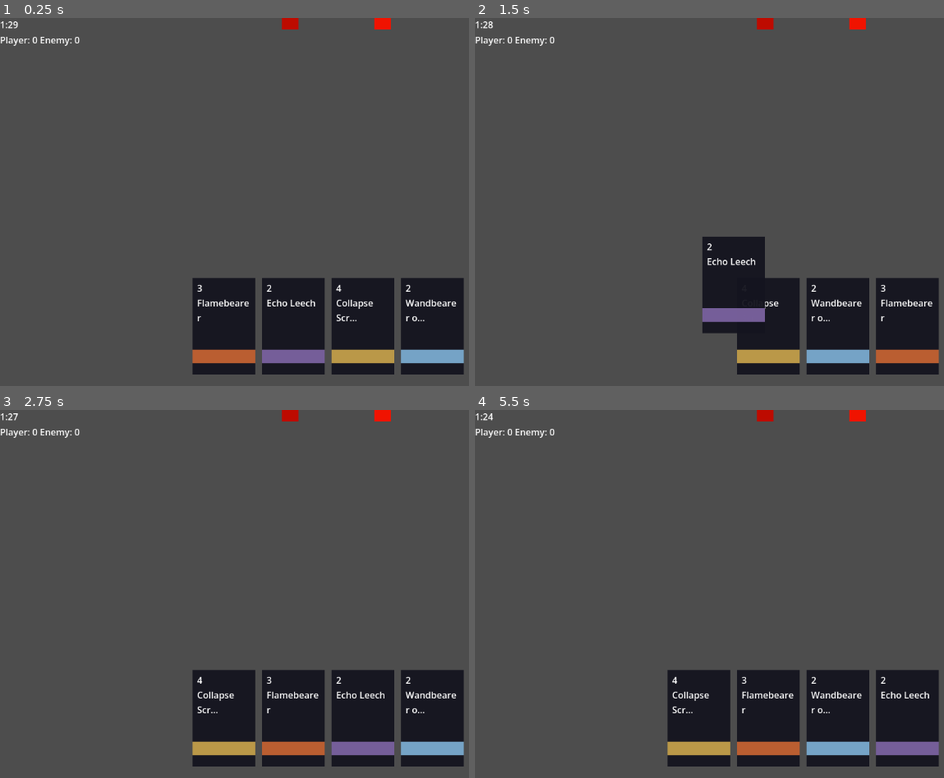
Above: before the commit, frames 1-4 (two rows, left to right).
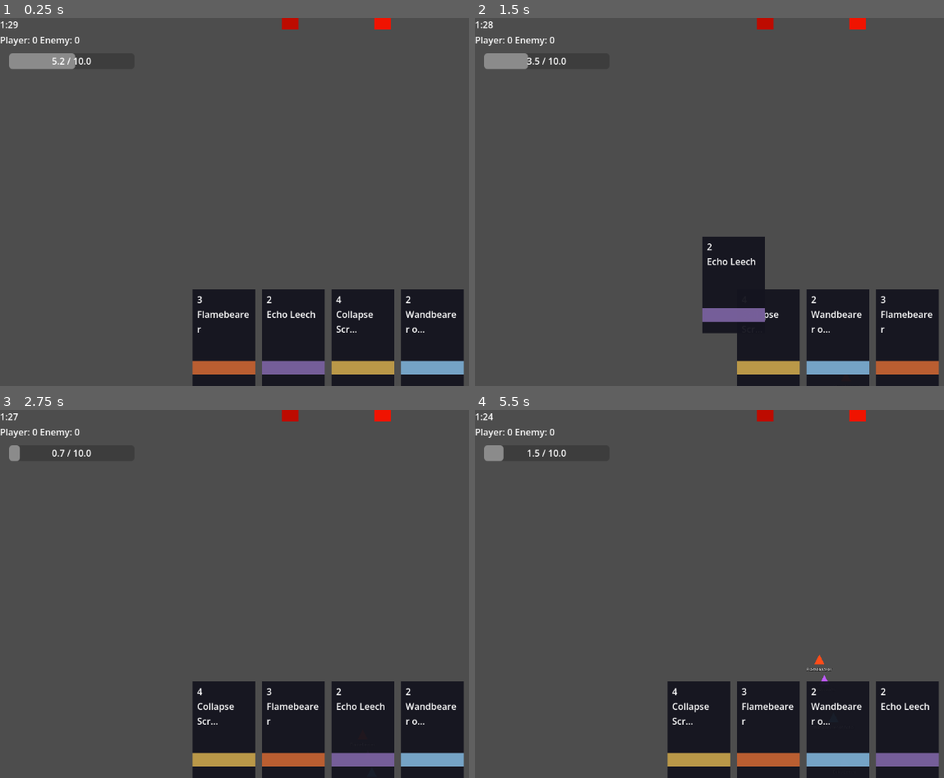
Above: after the commit, the same moments.

Repository: EchoPath-Source/echowars
Game: Godot game, scene res://arena.tscn
Two runs of this game, one before a commit and one after it. Both use one fixed random seed, a clock stepped at 60 frames per second and the inputs below.
Inputs (mouse positions are in pixels of both pictures, inside the frame that each line leads up to):
- Up to frame 1 (0.25 s): no input
- Up to frame 2 (1.5 s): tap Enter (ui_accept) at 0.5 s; drag from (700, 327) to (803, 202) at 0.52 s; drag from (700, 327) to (803, 202) at 1.27 s
- Up to frame 3 (2.75 s): move the mouse to (295, 719) at 2.02 s; hold Right (ui_right) from 2.03 s (still down); tap Tab at 2.1 s; click (295, 719) at 2.17 s
- Up to frame 4 (5.5 s): release Right (ui_right) at 2.75 s; tap Enter (ui_accept) at 2.75 s; drag from (700, 719) to (606, 538) at 2.77 s; drag from (770, 719) to (803, 594) at 3.52 s; drag from (836, 719) to (803, 594) at 4.27 s; move the mouse to (770, 719) at 5.02 s; hold Down (ui_down) from 5.03 s (still down); tap Tab at 5.1 s; click (770, 719) at 5.17 s

The runs differ from the first frame. In frame 1, 8.5% of the frame differs, in the area x 1-99%, y 9-100%; in frame 2, 6.0%; in frame 3, 8.0%; in frame 4, 8.2%.

Commit message:
Layer 3: add basic unit contact targeting

Diff:
--- a/arena.tscn
+++ b/arena.tscn
@@ -75,6 +75,27 @@
 [node name="EnemyCrowns" type="Label" parent="matchhud/HUDRoot/VBoxContainer/HBoxContainer"]
 layout_mode = 2
 
+[node name="ResonanceBar" type="ProgressBar" parent="matchhud/HUDRoot"]
+layout_mode = 0
+offset_left = 16.0
+offset_top = 62.0
+offset_right = 236.0
+offset_bottom = 90.0
+max_value = 100.0
+value = 50.0
+show_percentage = false
+
+[node name="Label" type="Label" parent="matchhud/HUDRoot/ResonanceBar"]
+layout_mode = 1
+anchors_preset = 15
+anchor_right = 1.0
+anchor_bottom = 1.0
+grow_horizontal = 2
+grow_vertical = 2
+text = "5.0 / 10.0"
+horizontal_alignment = 1
+vertical_alignment = 1
+
 [node name="WinScreen" type="Panel" parent="matchhud/HUDRoot"]
 visible = false
 layout_mode = 1
--- a/data/cards/architects_collapse_scribe.tres
+++ b/data/cards/architects_collapse_scribe.tres
@@ -1,6 +1,7 @@
-[gd_resource type="Resource" load_steps=2]
+[gd_resource type="Resource" load_steps=3]
 
 [ext_resource type="Script" path="res://scripts/data/card_data.gd" id="1_card_data"]
+[ext_resource type="PackedScene" path="res://scenes/units/base_unit.tscn" id="2_base_unit"]
 
 [resource]
 script = ExtResource("1_card_data")
@@ -13,6 +14,7 @@
 hp = 350.0
 damage = 130.0
 speed = 70.0
+unit_scene = ExtResource("2_base_unit")
 jitter = 0.1
 path_directness = 0.6
 hesitation_rate = 0.25
--- a/data/cards/awakened_wandbearer.tres
+++ b/data/cards/awakened_wandbearer.tres
@@ -1,6 +1,7 @@
-[gd_resource type="Resource" load_steps=2]
+[gd_resource type="Resource" load_steps=3]
 
 [ext_resource type="Script" path="res://scripts/data/card_data.gd" id="1_card_data"]
+[ext_resource type="PackedScene" path="res://scenes/units/base_unit.tscn" id="2_base_unit"]
 
 [resource]
 script = ExtResource("1_card_data")
@@ -13,6 +14,7 @@
 hp = 240.0
 damage = 80.0
 speed = 80.0
+unit_scene = ExtResource("2_base_unit")
 jitter = 0.05
 path_directness = 0.85
 hesitation_rate = 0.1
--- a/data/cards/forgotten_flame_flamebearer.tres
+++ b/data/cards/forgotten_flame_flamebearer.tres
@@ -1,6 +1,7 @@
-[gd_resource type="Resource" load_steps=2]
+[gd_resource type="Resource" load_steps=3]
 
 [ext_resource type="Script" path="res://scripts/data/card_data.gd" id="1_card_data"]
+[ext_resource type="PackedScene" path="res://scenes/units/base_unit.tscn" id="2_base_unit"]
 
 [resource]
 script = ExtResource("1_card_data")
@@ -13,6 +14,7 @@
 hp = 280.0
 damage = 140.0
 speed = 110.0
+unit_scene = ExtResource("2_base_unit")
 jitter = 0.3
 path_directness = 0.95
 hesitation_rate = 0.0
--- a/data/cards/loopbound_echo_leech.tres
+++ b/data/cards/loopbound_echo_leech.tres
@@ -1,6 +1,7 @@
-[gd_resource type="Resource" load_steps=2]
+[gd_resource type="Resource" load_steps=3]
 
 [ext_resource type="Script" path="res://scripts/data/card_data.gd" id="1_card_data"]
+[ext_resource type="PackedScene" path="res://scenes/units/base_unit.tscn" id="2_base_unit"]
 
 [resource]
 script = ExtResource("1_card_data")
@@ -13,6 +14,7 @@
 hp = 120.0
 damage = 60.0
 speed = 110.0
+unit_scene = ExtResource("2_base_unit")
 jitter = 0.9
 path_directness = 0.3
 hesitation_rate = 0.4
--- a/scenes/ui/card_hand.tscn
+++ b/scenes/ui/card_hand.tscn
@@ -11,9 +11,9 @@
 anchor_right = 0.5
 anchor_bottom = 1.0
 offset_left = -260.0
-offset_top = -190.0
+offset_top = -170.0
 offset_right = 260.0
-offset_bottom = -20.0
+offset_bottom = 0.0
 grow_horizontal = 2
 grow_vertical = 0
 script = ExtResource("1")
--- /dev/null
+++ b/scenes/units/base_unit.tscn
@@ -0,0 +1,31 @@
+[gd_scene load_steps=4 format=3]
+
+[ext_resource type="Script" path="res://scripts/units/base_unit.gd" id="1_base_unit"]
+
+[sub_resource type="CircleShape2D" id="CircleShape2D_body"]
+radius = 18.0
+
+[sub_resource type="LabelSettings" id="LabelSettings_name"]
+font_size = 16
+font_color = Color(1, 1, 1, 1)
+outline_size = 4
+outline_color = Color(0, 0, 0, 1)
+
+[node name="BaseUnit" type="CharacterBody2D"]
+script = ExtResource("1_base_unit")
+
+[node name="CollisionShape2D" type="CollisionShape2D" parent="."]
+shape = SubResource("CircleShape2D_body")
+
+[node name="BodyVisual" type="Polygon2D" parent="."]
+polygon = PackedVector2Array(0, -24, 20, 14, -20, 14)
+color = Color(0.35, 0.85, 1, 1)
+
+[node name="NameLabel" type="Label" parent="."]
+offset_left = -80.0
+offset_top = 22.0
+offset_right = 80.0
+offset_bottom = 46.0
+text = "Unit"
+label_settings = SubResource("LabelSettings_name")
+horizontal_alignment = 1
--- a/scripts/arena/lane_manager.gd
+++ b/scripts/arena/lane_manager.gd
@@ -96,13 +96,13 @@
 func get_macro_route_points(lane: Lane, is_player: bool) -> Array[Vector2]:
 	var route: Array[Vector2] = []
 
-	# Spawn in the chosen side lane or temporary center deploy zone
+	# Spawn in the chosen Veil/Field lane or temporary Center Node deploy zone.
 	route.append(get_spawn_pos(lane, is_player))
 
-	# Converge through center node region
+	# Converge through the Center Node control zone; it is not a normal third lane.
 	route.append(CENTER_NODE_POS)
 
-	# Then continue toward the opposing king anchor
+	# Then continue toward the opposing king anchor direction.
 	route.append(get_king_anchor_pos(is_player))
 
 	return route
--- a/scripts/autoloads/card_manager.gd
+++ b/scripts/autoloads/card_manager.gd
@@ -45,14 +45,60 @@
 	_fill_hand()
 	return true
 
-func _spawn_card(card, lane: int, pos: Vector2) -> void:
+func _spawn_card(card: CardData, lane: int, pos: Vector2) -> void:
 	if card.unit_scene == null:
 		push_warning("Card %s has no unit_scene defined" % card.card_name)
 		return
 
+	var current_scene := get_tree().current_scene
+	if current_scene == null:
+		push_warning("CardManager could not spawn %s because there is no current scene" % card.card_name)
+		return
+
 	var unit = card.unit_scene.instantiate()
-	get_tree().current_scene.add_child(unit)
-	unit.global_position = pos
+	current_scene.add_child(unit)
+
+	var route := _build_spawn_route(lane, pos)
+	var spawn_pos := pos
+	if route.size() > 0:
+		spawn_pos = route[0]
+
+	if unit.has_method("initialize"):
+		unit.initialize(card, true, lane, route)
+	else:
+		unit.global_position = spawn_pos
+
+func _build_spawn_route(lane: int, fallback_screen_pos: Vector2) -> Array[Vector2]:
+	var lane_manager := _find_lane_manager()
+	if lane_manager != null and lane_manager.has_method("get_macro_route_points"):
+		# Player units converge through the Center Node zone before pressing the opposing anchor.
+		return lane_manager.get_macro_route_points(lane, true)
+
+	var fallback_world_pos := _screen_to_world_position(fallback_screen_pos)
+	return [
+		fallback_world_pos,
+		Vector2(360.0, 960.0),
+		Vector2(360.0, 120.0),
+	]
+
+func _find_lane_manager() -> Node:
+	var current_scene := get_tree().current_scene
+	if current_scene == null:
+		return null
+
+	return current_scene.find_child("lanemanager", true, false)
+
+func _screen_to_world_position(screen_pos: Vector2) -> Vector2:
+	var current_scene := get_tree().current_scene
+	if current_scene == null:
+		return screen_pos
+
+	var viewport := current_scene.get_viewport()
+	var camera := viewport.get_camera_2d()
+	if camera == null:
+		return screen_pos
+
+	return camera.get_screen_center_position() + (screen_pos - viewport.get_visible_rect().size * 0.5) / camera.zoom
 
 func get_card_by_id(card_id: String):
 	for card in deck:
--- a/scripts/ui/match_hud.gd
+++ b/scripts/ui/match_hud.gd
@@ -17,6 +17,7 @@
 	if has_node("HUDRoot/ResonanceBar"):
 		resonance_bar = $HUDRoot/ResonanceBar
 		ResonanceManager.resonance_changed.connect(_on_resonance_changed)
+		_on_resonance_changed(ResonanceManager.current_resonance, ResonanceManager.max_resonance)
 
 func _process(_delta: float) -> void:
 	if GameState.current_phase != GameState.Phase.ACTIVE \
--- a/scripts/units/base_unit.gd
+++ b/scripts/units/base_unit.gd
@@ -1,2 +1,123 @@
-extends Node
+extends CharacterBody2D
 class_name BaseUnit
+
+@export var arrival_radius: float = 12.0
+@export var attack_range: float = 48.0
+@export var attack_cooldown: float = 1.0
+
+var is_player_owned: bool = true
+var lane: int = 0
+var card_data: CardData
+var hp: float = 1.0
+var damage: float = 0.0
+var speed: float = 80.0
+var route_points: Array[Vector2] = []
+var route_index: int = 0
+var attack_timer: float = 0.0
+var current_target: BaseUnit = null
+
+@onready var body_visual: Polygon2D = $BodyVisual
+@onready var name_label: Label = $NameLabel
+
+func initialize(card: CardData, player_owned: bool, deploy_lane: int, route: Array[Vector2]) -> void:
+	card_data = card
+	is_player_owned = player_owned
+	lane = deploy_lane
+	hp = card.hp
+	damage = card.damage
+	speed = card.speed
+	route_points = route.duplicate()
+	route_index = 0
+
+	if route_points.size() > 0:
+		global_position = route_points[0]
+		if route_points.size() > 1:
+			route_index = 1
+
+	_apply_card_visuals()
+
+func _ready() -> void:
+	add_to_group("units")
+	_apply_card_visuals()
+
+func _physics_process(delta: float) -> void:
+	attack_timer = maxf(0.0, attack_timer - delta)
+	_refresh_target()
+
+	if current_target != null:
+		velocity = Vector2.ZERO
+		_try_attack_current_target()
+		return
+
+	if route_index >= route_points.size():
+		velocity = Vector2.ZERO
+		return
+
+	var target := route_points[route_index]
+	var to_target := target - global_position
+
+	if to_target.length() <= arrival_radius:
+		route_index += 1
+		velocity = Vector2.ZERO
+		return
+
+	velocity = to_target.normalized() * speed
+	move_and_slide()
+
+func take_damage(amount: float) -> void:
+	hp -= amount
+	if hp <= 0.0:
+		queue_free()
+
+func _refresh_target() -> void:
+	if _is_valid_target(current_target) and global_position.distance_to(current_target.global_position) <= attack_range:
+		return
+
+	current_target = null
+	var nearest_distance := attack_range
+
+	for node in get_tree().get_nodes_in_group("units"):
+		if node == self or not (node is BaseUnit):
+			continue
+
+		var unit := node as BaseUnit
+		if unit.is_player_owned == is_player_owned:
+			continue
+		if unit.is_queued_for_deletion():
+			continue
+
+		var distance := global_position.distance_to(unit.global_position)
+		if distance <= nearest_distance:
+			nearest_distance = distance
+			current_target = unit
+
+func _try_attack_current_target() -> void:
+	if attack_timer > 0.0 or not _is_valid_target(current_target):
+		return
+
+	current_target.take_damage(damage)
+	attack_timer = attack_cooldown
+
+func _is_valid_target(unit: BaseUnit) -> bool:
+	return unit != null \
+		and is_instance_valid(unit) \
+		and not unit.is_queued_for_deletion() \
+		and unit.is_player_owned != is_player_owned
+
+func _apply_card_visuals() -> void:
+	if body_visual == null or name_label == null or card_data == null:
+		return
+
+	name_label.text = card_data.card_name
+
+	match card_data.faction:
+		"awakened_ones":
+			body_visual.color = Color(0.35, 0.85, 1.0)
+		"loopbound":
+			body_visual.color = Color(0.75, 0.35, 1.0)
+		"architects":
+			body_visual.color = Color(1.0, 0.85, 0.25)
+		"forgotten_flame":
+			body_visual.color = Color(1.0, 0.3, 0.1)
+		_:
+			body_visual.color = Color(0.9, 0.9, 0.9)
